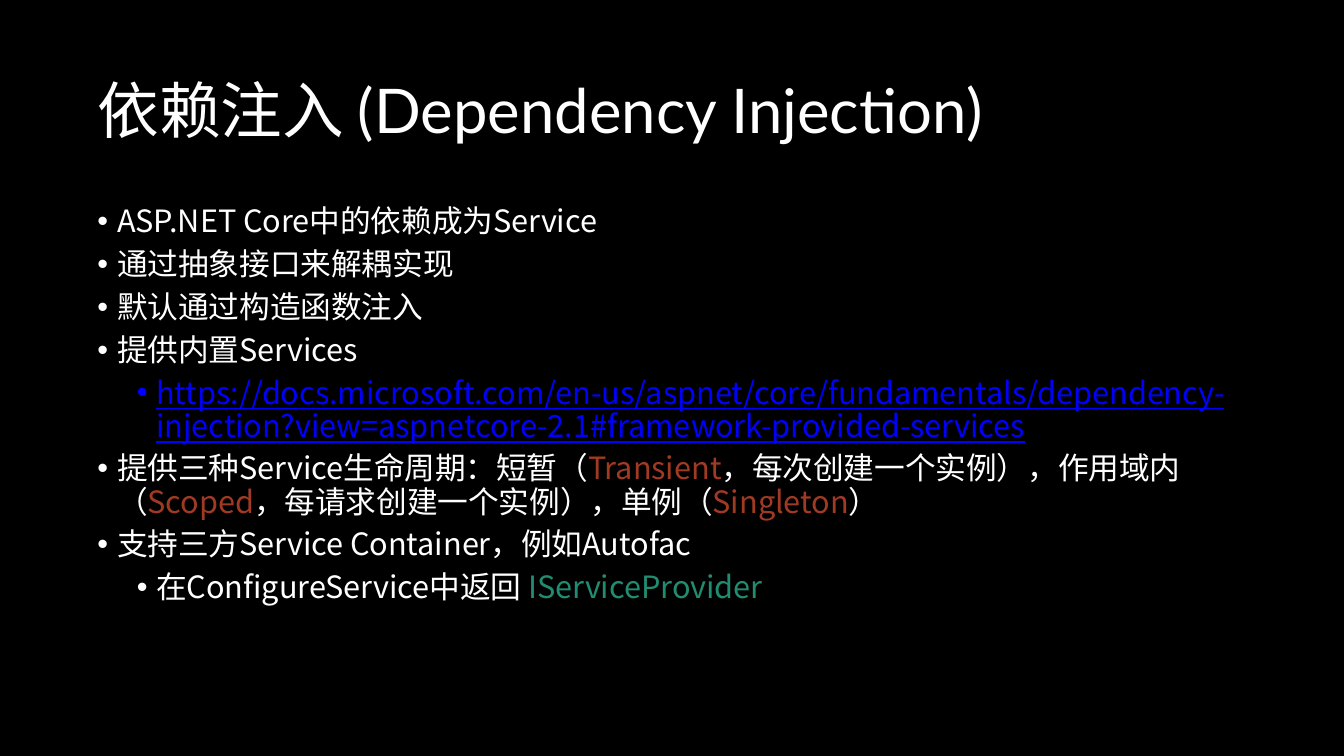
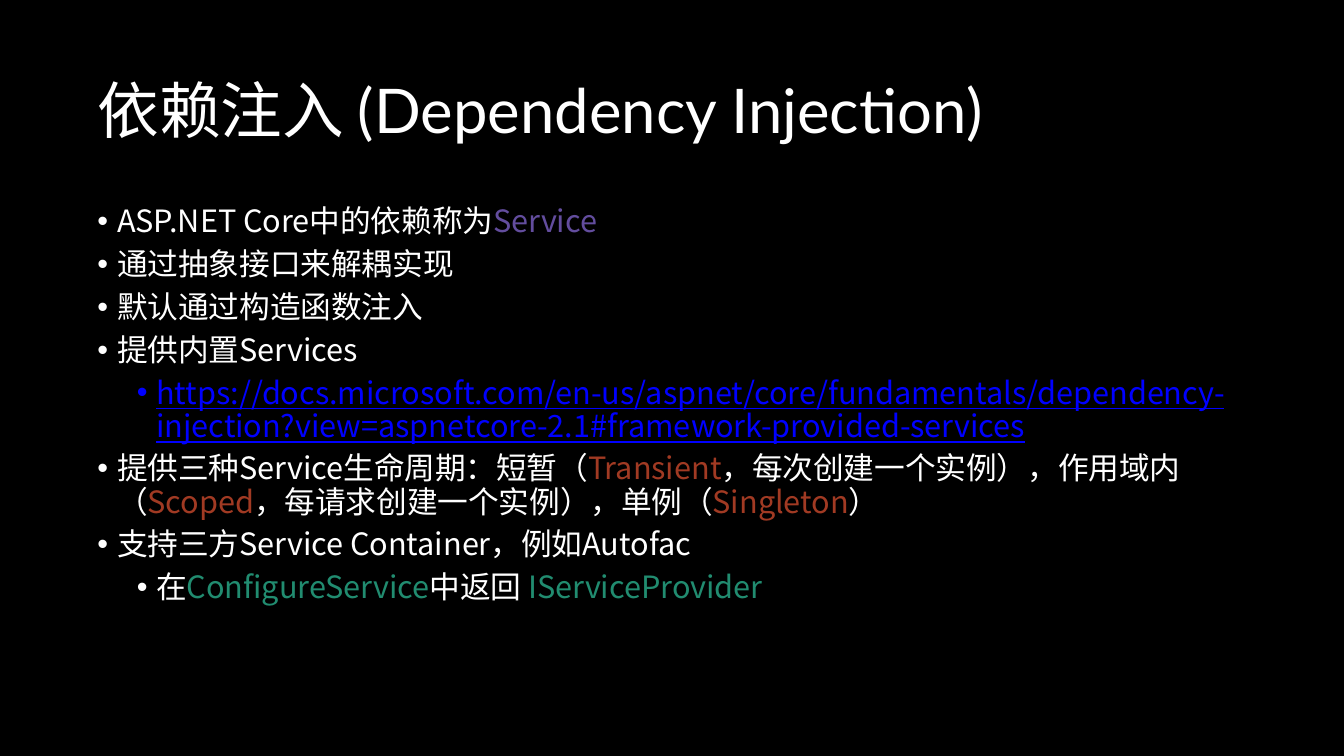
Before and after one commit to winkingzhang/aspnetcorelifecycle, a slide deck: slide 9 of 生命周期指北.pptx. Drawn at 1344x756 pixels with LibreOffice and Linux fonts; fonts in the diff are those of the drawing. Boxes give left, top, right and bottom in pixels: in the first picture for what was removed or moved away, otherwise in the second. Text is boxed around its words. In the diff, an @@ line names an element or a change of style, - is before the commit and + after.

```diff
--- a/生命周期指北.pptx
+++ b/生命周期指北.pptx
@@ text at (117, 206, 597, 235): text changed @@
-• ASP.NET Core中的依赖成为Service
+• ASP.NET Core中的依赖称为Service
@@ text at (156, 572, 763, 606): text colour #FFFFFF to #218C70 in "在ConfigureService中返回" @@
```
Also in this commit, not shown: 2 other slides changed, 1 other file.
